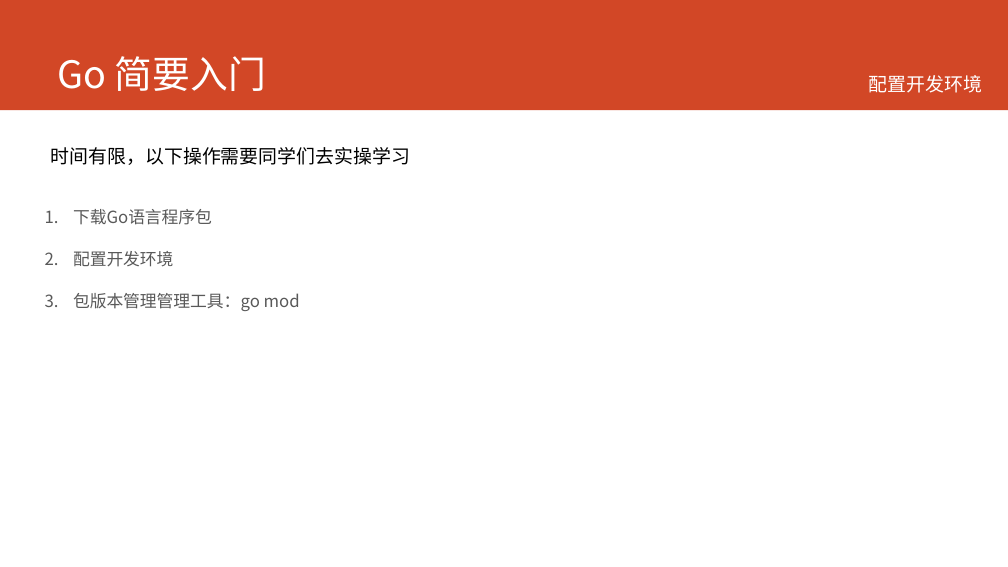
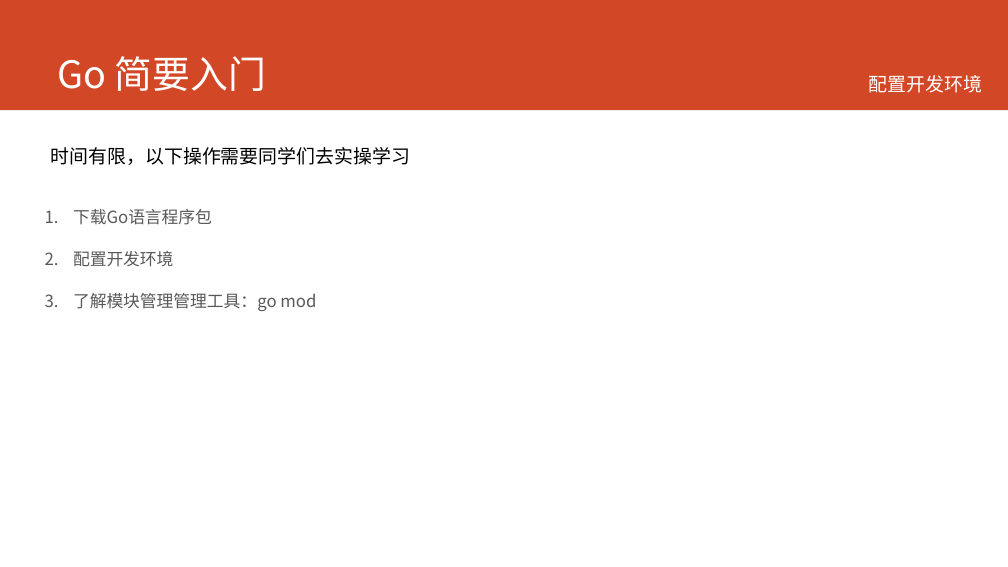
Before and after one commit to printfcoder/printfcoder, a slide deck: slide 5 of course/for-emc/course-for-emc.pptx. Drawn at 1008x567 pixels with LibreOffice and Linux fonts; fonts in the diff are those of the drawing. Boxes give left, top, right and bottom in pixels: in the first picture for what was removed or moved away, otherwise in the second. Text is boxed around its words. In the diff, an @@ line names an element or a change of style, - is before the commit and + after.

```diff
--- a/course/for-emc/course-for-emc.pptx
+++ b/course/for-emc/course-for-emc.pptx
@@ text at bbox=[73, 293, 316, 311]: text changed @@
-3. 包版本管理管理工具：go mod
+3. 了解模块管理管理工具：go mod
```
Also in this commit, not shown: 4 other slides changed, 23 slides added, 4 other files.
